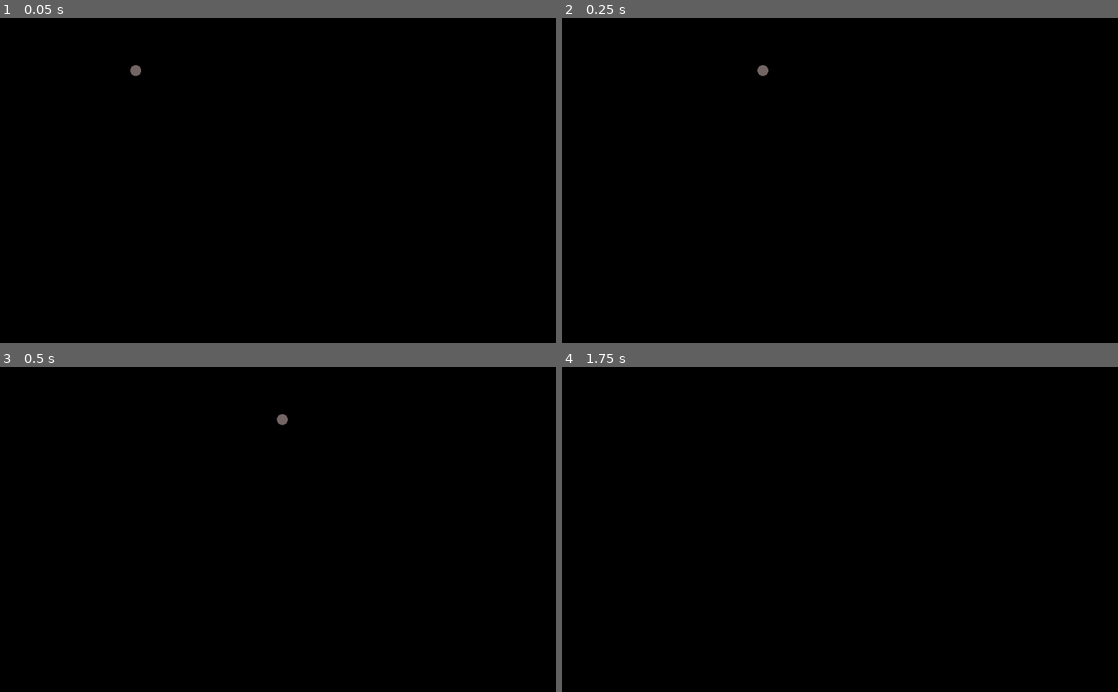
Above: before the commit, frames 1-4 (two rows, left to right).
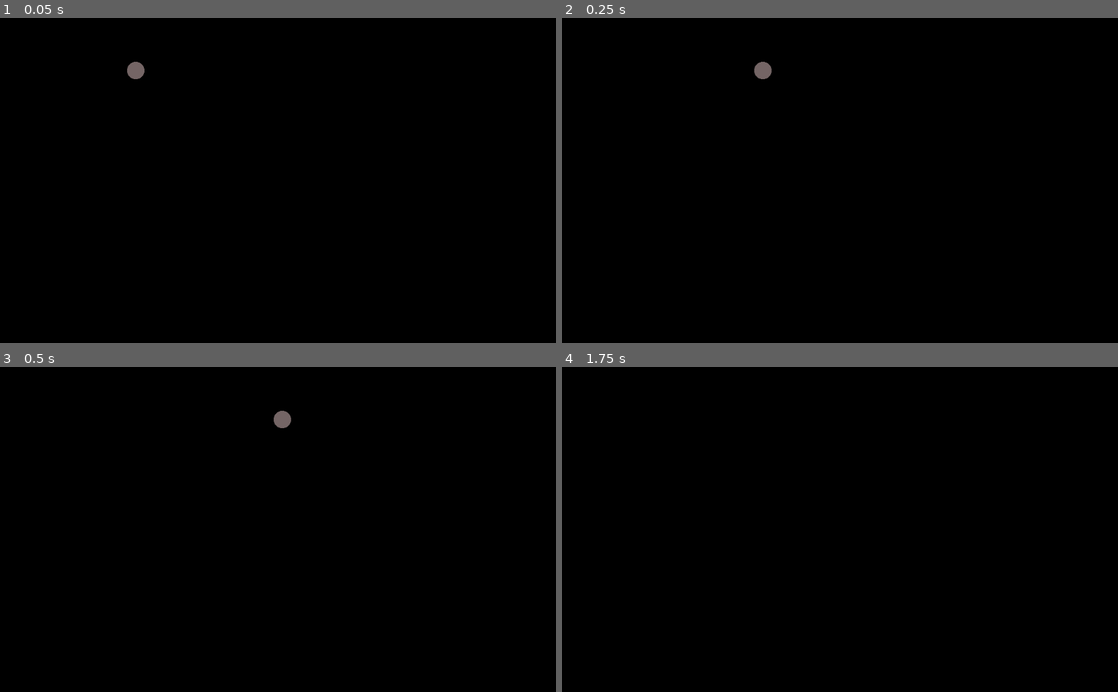
Above: after the commit, the same moments.

Repository: notapixelstudio/starship-olympics
Game: Godot game, scene res://Bomb.tscn
Same seed, same stepped clock (60 frames per second), same inputs: the game is played once before the commit and once after it. This scene is started directly instead of the project's main scene.
Inputs:
- Up to frame 1 (0.05 s): no input
- Up to frame 2 (0.25 s): no input
- Up to frame 3 (0.5 s): no input
- Up to frame 4 (1.75 s): hold Backspace (continue) 0.53-1.28 s; tap Backspace (continue) at 1.35 s

The runs differ from the first frame. In frame 1, less than 0.1% of the frame differs, in the area x 22-26%, y 13-19%; in frame 2, less than 0.1%, in the area x 34-38%, y 13-19%; in frame 3, less than 0.1%; in frame 4, nothing differs.

Commit message:
Bigger bombs

Diff:
--- a/Bomb.tscn
+++ b/Bomb.tscn
@@ -6,9 +6,9 @@
 [sub_resource type="CircleShape2D" id=1]
 
 custom_solver_bias = 0.0
-radius = 10.0
+radius = 16.0
 
-[node name="Bomb" type="KinematicBody2D" index="0"]
+[node name="Bomb" type="KinematicBody2D"]
 
 position = Vector2( 220, 96.9999 )
 input_pickable = false
@@ -27,4 +27,5 @@
 
 [node name="Circle" parent="." index="1" instance=ExtResource( 2 )]
 
+radius = 16
 color = Color( 0.457031, 0.396831, 0.396831, 1 )
--- a/Ship.gd
+++ b/Ship.gd
@@ -70,4 +70,4 @@
 	var bomb = Bomb.instance()
 	get_node('/root/Arena/Battlefield').add_child(bomb)
 	bomb.velocity = velocity*(-1)
-	bomb.position = position + bomb.velocity*1.5 # this moves the bomb away from the ship
+	bomb.position = position + bomb.velocity*3 # this moves the bomb away from the ship
